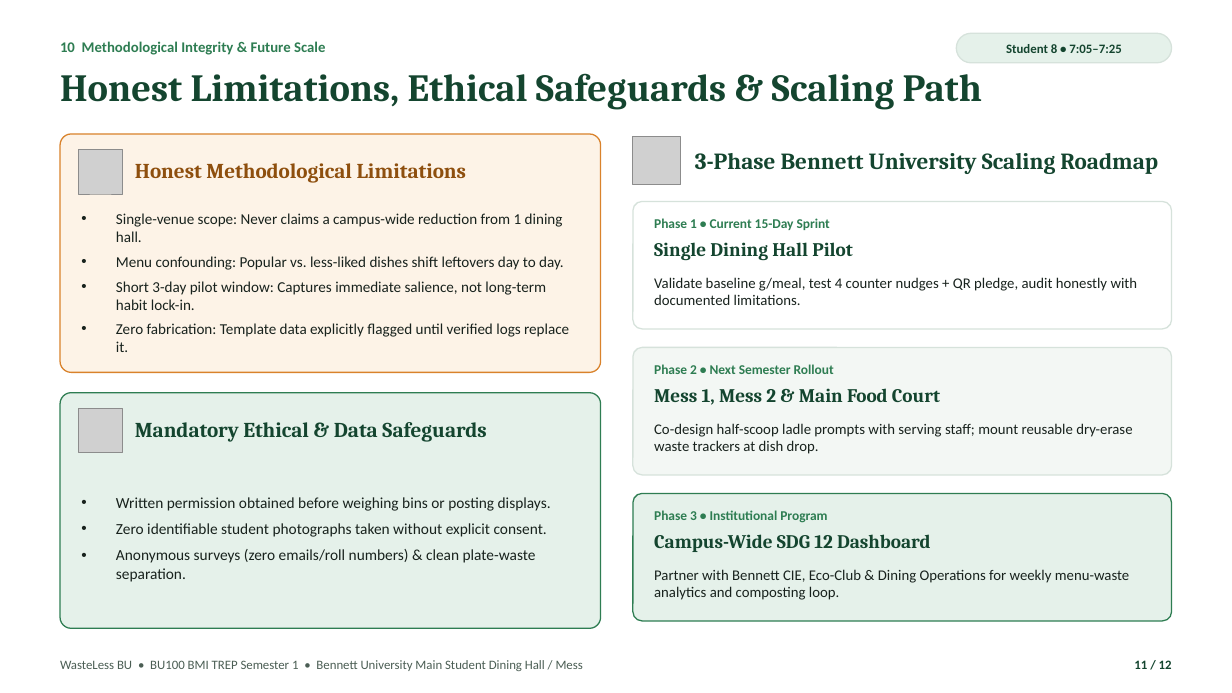
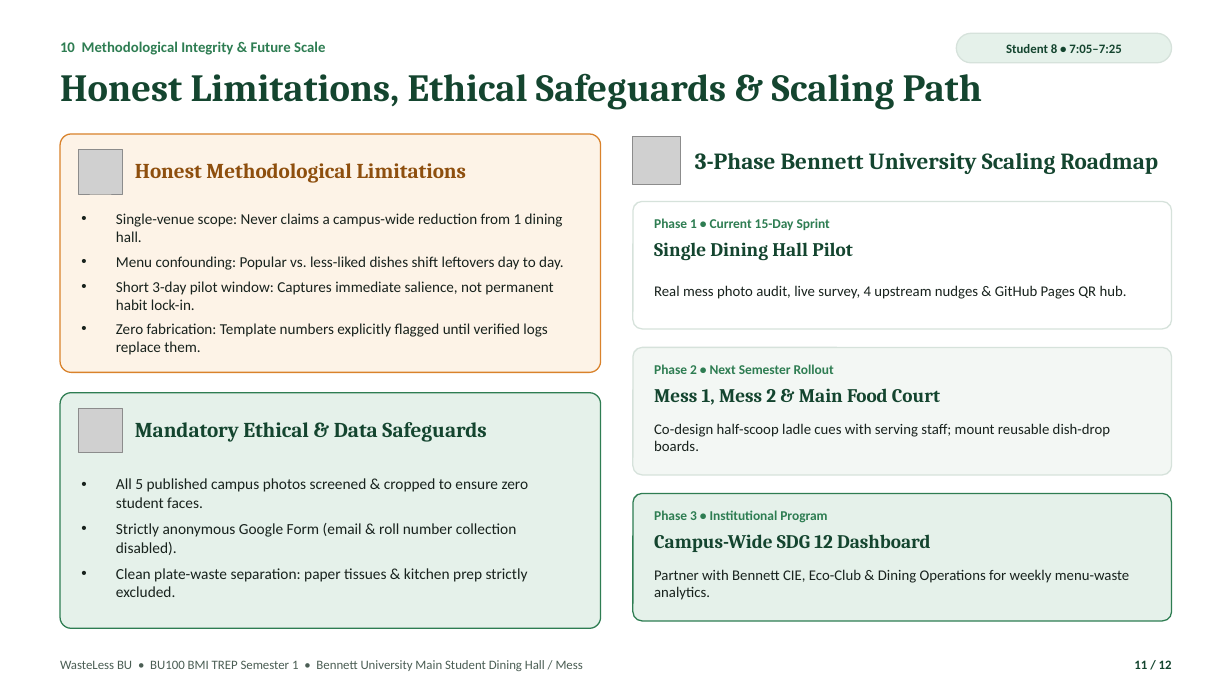
Before and after one commit to PRIYANSHVERMA-droid/wasteless-bu, a slide deck: slide 11 of WasteLess_BU_Pitch_Deck.pptx. Drawn at 1232x693 pixels with LibreOffice and Linux fonts; fonts in the diff are those of the drawing; grey boxes stand for pictures. Boxes give left, top, right and bottom in pixels: in the first picture for what was removed or moved away, otherwise in the second. Text is boxed around its words. In the diff, an @@ line names an element or a change of style, - is before the commit and + after.

Commit message:
Embed 5 privacy-safe Bennett Mess field photos across website, DOCX dossier, and PPTX pitch deck

```diff
--- a/WasteLess_BU_Pitch_Deck.pptx
+++ b/WasteLess_BU_Pitch_Deck.pptx
@@ text at (116,281,553,355): text changed @@
-• Short 3-day pilot window: Captures immediate salience, not long-term habit lock-in.
-• Zero fabrication: Template data explicitly flagged until verified logs replace it.
+• Short 3-day pilot window: Captures immediate salience, not permanent habit lock-in.
+• Zero fabrication: Template numbers explicitly flagged until verified logs replace them.
@@ text at (654,285,1127,299): text changed @@
-Validate baseline g/meal, test 4 counter nudges + QR pledge, audit honestly with documented limitations.
+Real mess photo audit, live survey, 4 upstream nudges & GitHub Pages QR hub.
@@ text at (654,423,1110,451): text changed @@
-Co-design half-scoop ladle prompts with serving staff; mount reusable dry-erase waste trackers at dish drop.
+Co-design half-scoop ladle cues with serving staff; mount reusable dish-drop boards.
@@ text at (116,478,529,597): text changed @@
-• Written permission obtained before weighing bins or posting displays.
-• Zero identifiable student photographs taken without explicit consent.
-• Anonymous surveys (zero emails/roll numbers) & clean plate-waste separation.
+• All 5 published campus photos screened & cropped to ensure zero student faces.
+• Strictly anonymous Google Form (email & roll number collection disabled).
+• Clean plate-waste separation: paper tissues & kitchen prep strictly excluded.
@@ text at (654,569,1129,600): text changed @@
-Partner with Bennett CIE, Eco-Club & Dining Operations for weekly menu-waste analytics and composting loop.
+Partner with Bennett CIE, Eco-Club & Dining Operations for weekly menu-waste analytics.
```
Also in this commit, not shown: 11 other slides changed, 9 other files.
